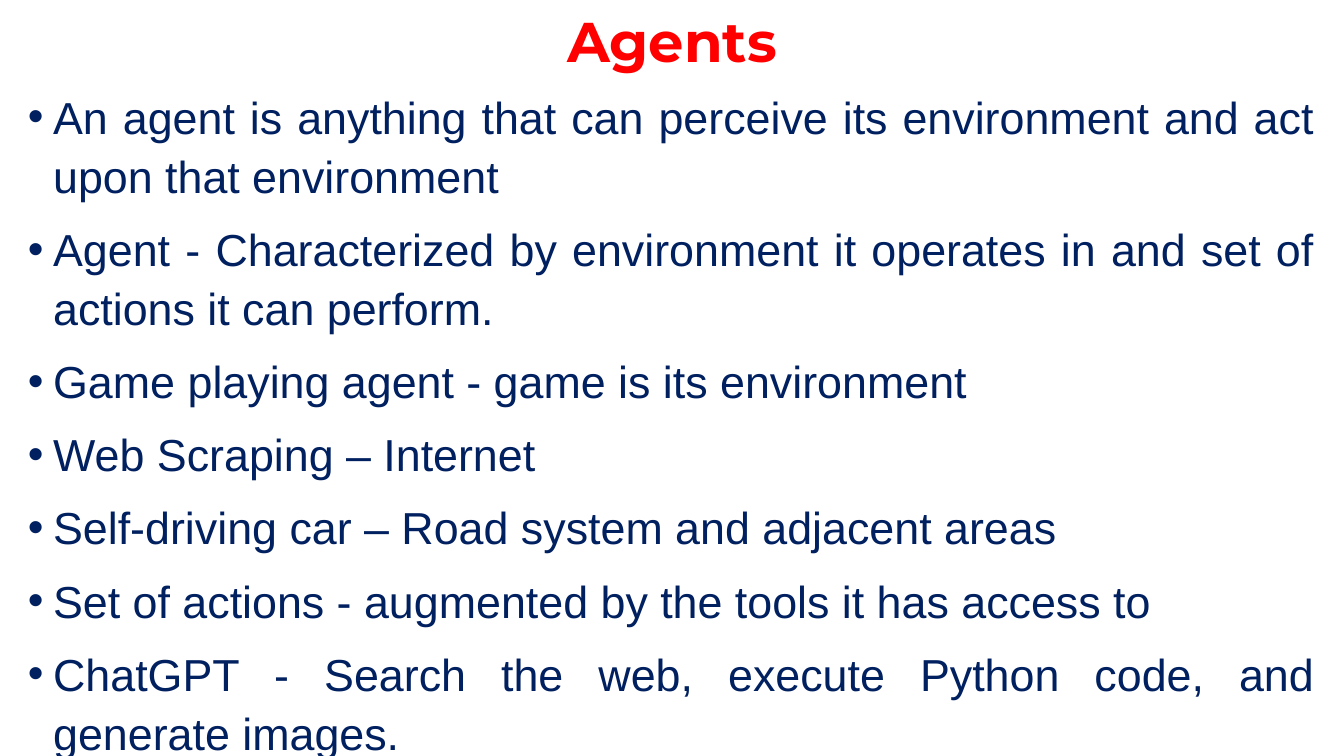
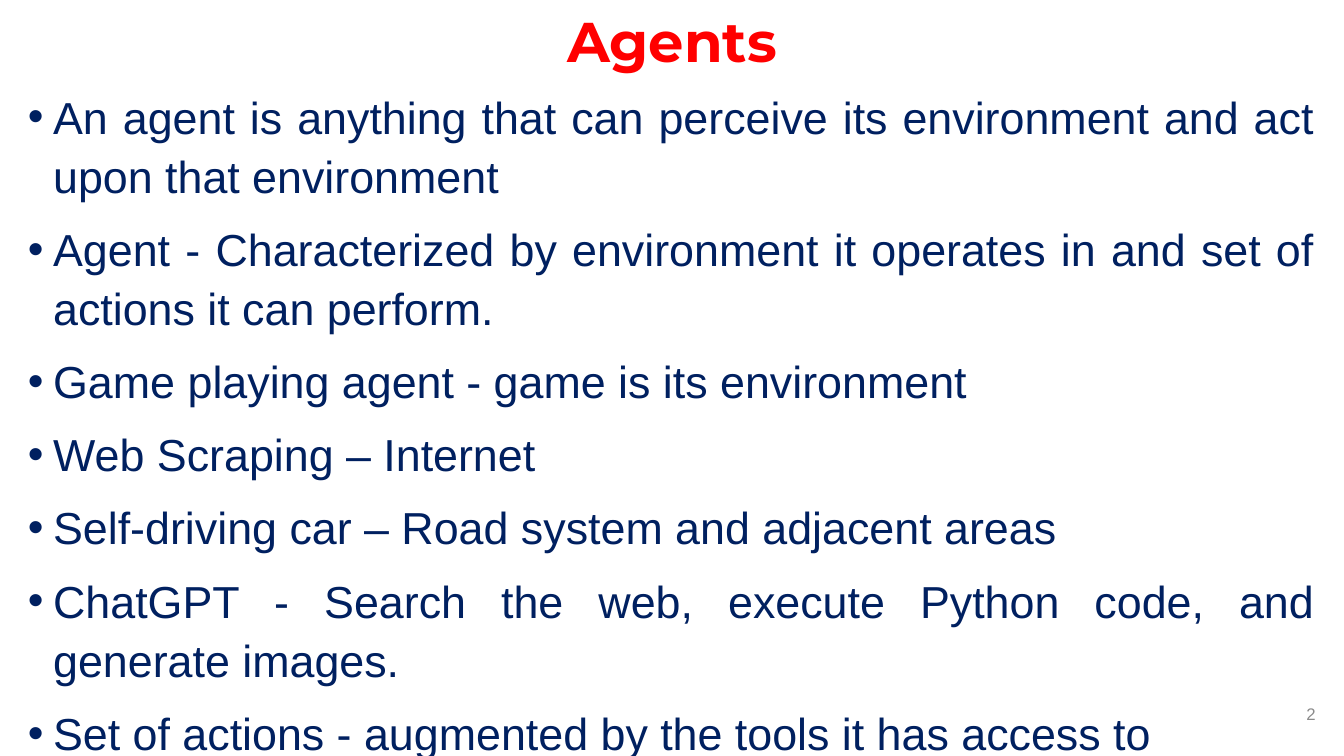
Before and after one commit to janakimeena/Building-Agents-with-MCP, a slide deck: slide 2 of Model Context Protocol Introduction.pptx. Drawn at 1344x756 pixels with LibreOffice and Linux fonts; fonts in the diff are those of the drawing. Boxes give left, top, right and bottom in pixels: in the first picture for what was removed or moved away, otherwise in the second. Text is boxed around its words. In the diff, an @@ line names an element or a change of style, - is before the commit and + after.

```diff
--- a/Model Context Protocol Introduction.pptx
+++ b/Model Context Protocol Introduction.pptx
@@ text at (53, 585, 1314, 686): paragraph added @@
+• ChatGPT - Search the web, execute Python code, and generate images.
@@ text at (53, 658, 1314, 700): paragraph removed @@
-• ChatGPT - Search the web, execute Python code, and generate images.
@@ page number added at (1306, 708, 1315, 720), 12 pt, text #8C8C8C @@
+2
```
Also in this commit, not shown: 42 other slides changed, 2 slides added, 4 slides removed, 2 other files.
